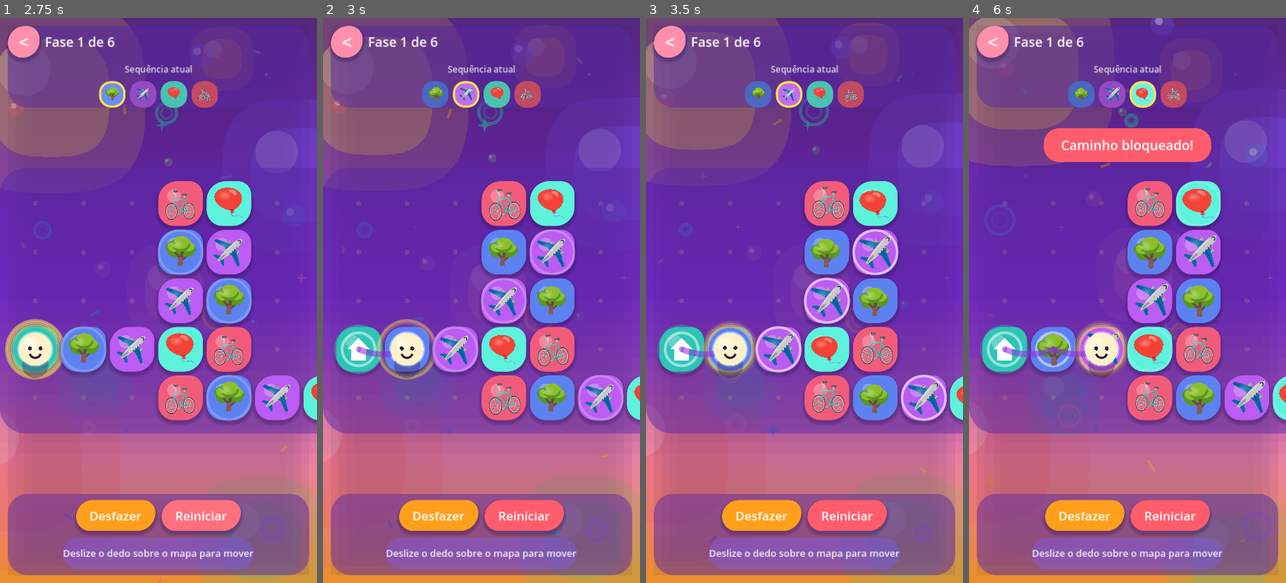
Above: before the commit, frames 1-4 (left to right).
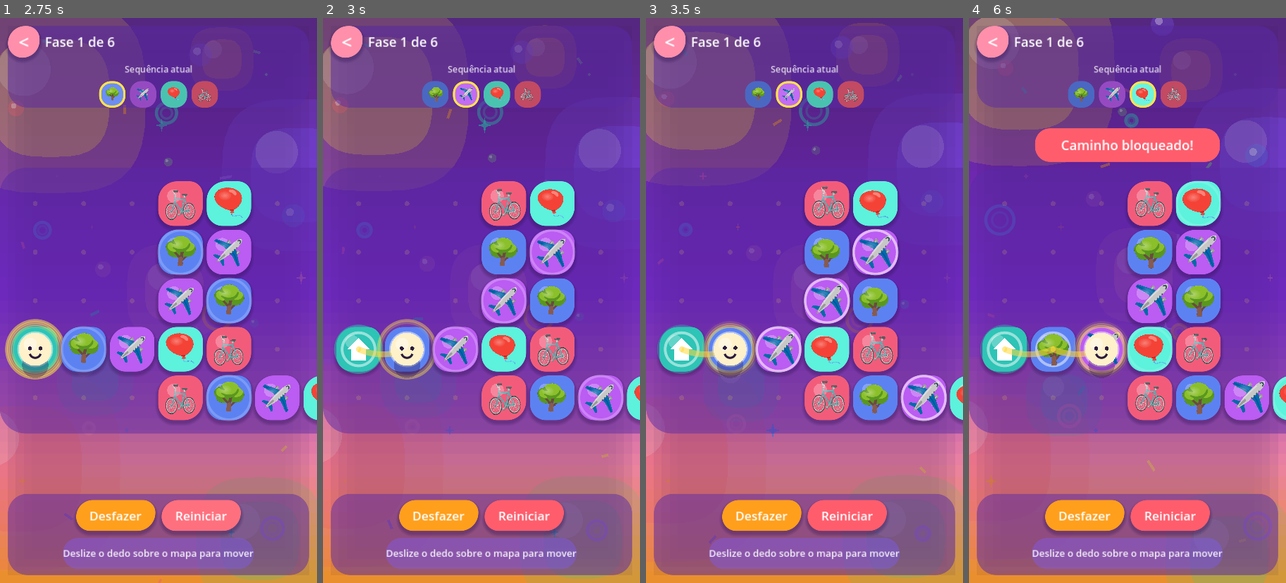
Above: after the commit, the same moments.

Repository: robertoaraujomf/Amarelo-Game-Siga-E-Repita
Game: Godot game, scene res://scenes/game/Game.tscn
Same seed, same stepped clock (60 frames per second), same inputs: the game is played once before the commit and once after it. This scene is started directly instead of the project's main scene.
Inputs (mouse positions are in pixels of both pictures, inside the frame that each line leads up to):
- Up to frame 1 (2.75 s): click "Reiniciar" at 0.5 s; click "Reiniciar" at 1.25 s; click "Reiniciar" at 2 s
- Up to frame 2 (3 s): move the mouse to (551, 272) at 2.77 s; hold Right (move_right) from 2.78 s (still down); click (551, 272) at 2.92 s
- Up to frame 3 (3.5 s): keep holding Right (move_right)
- Up to frame 4 (6 s): release Right (move_right) at 3.5 s; drag from (1064, 328) to (1111, 413) at 3.52 s; move the mouse to (1159, 176) at 4.27 s; hold Right (move_right) 4.28-5 s; drag from (1111, 413) to (1032, 215) at 5.02 s; move the mouse to (1222, 385) at 5.77 s; hold Left (move_left) from 5.78 s (still down)

Frame 1 is identical in both runs. In frame 2, 0.1% of the frame differs, in the area x 10-22%, y 58-61%; in frame 3, 0.1%; in frame 4, 0.6%, in the area x 10-80%, y 19-61%.

Commit message:
feat: avisa ao tentar encerrar fase sem visitar todos os caminhos; trajetoria do player em amarelo

Diff:
--- a/scripts/board/Board.gd
+++ b/scripts/board/Board.gd
@@ -6,6 +6,7 @@
 signal state_changed
 signal sequence_changed
 signal blocked
+signal end_blocked
 signal won
 
 const MOVE_DURATION := 0.16
@@ -160,6 +161,9 @@
 				if matrix.is_inside(target) and rules.can_move(player_cell, target):
 					try_move(_swipe_dir)
 				else:
+					if matrix.is_inside(target) and LevelMatrix.is_end(matrix.symbol_at(target)) \
+							and not rules.all_visited():
+						_emit_end_blocked()
 					_swipe_active = false
 					_swipe_dir = Vector2i.ZERO
 					_swipe_touch_index = -1
@@ -301,7 +305,11 @@
 		return
 	var target := player_cell + dir
 	if not matrix.is_inside(target) or not rules.can_move(player_cell, target):
-		_emit_blocked()
+		if matrix.is_inside(target) and LevelMatrix.is_end(matrix.symbol_at(target)) \
+				and not rules.all_visited():
+			_emit_end_blocked()
+		else:
+			_emit_blocked()
 		return
 
 	_history.append(_snapshot())
@@ -342,6 +350,9 @@
 			if matrix.is_inside(target) and rules.can_move(player_cell, target):
 				try_move(_swipe_dir)
 				return
+			if matrix.is_inside(target) and LevelMatrix.is_end(matrix.symbol_at(target)) \
+					and not rules.all_visited():
+				_emit_end_blocked()
 		_swipe_active = false
 		_swipe_dir = Vector2i.ZERO
 		_swipe_touch_index = -1
@@ -352,6 +363,12 @@
 	if Settings.haptics_enabled:
 		Input.vibrate_handheld(40)
 	blocked.emit()
+
+
+func _emit_end_blocked() -> void:
+	if Settings.haptics_enabled:
+		Input.vibrate_handheld(80)
+	end_blocked.emit()
 
 
 # ---------------------------------------------------------- desfazer/reiniciar
--- a/scripts/board/TrailLayer.gd
+++ b/scripts/board/TrailLayer.gd
@@ -1,6 +1,6 @@
 class_name TrailLayer
 extends Node2D
-## Desenha a linha violeta do trajeto percorrido, por cima do tabuleiro.
+## Desenha a linha amarela do trajeto percorrido, por cima do tabuleiro.
 
 var cell_size: float = 96.0
 var cell_offset := Vector2.ZERO
--- a/scripts/game/Game.gd
+++ b/scripts/game/Game.gd
@@ -39,6 +39,7 @@
 	board.state_changed.connect(_refresh_hud)
 	board.sequence_changed.connect(_refresh_hud)
 	board.blocked.connect(hud.pop_blocked)
+	board.end_blocked.connect(hud.pop_end_blocked)
 	board.won.connect(_on_won)
 
 	board.load_level(_level)
--- a/scripts/ui/Hud.gd
+++ b/scripts/ui/Hud.gd
@@ -205,10 +205,11 @@
 			StyleFactory.rounded_panel(Color("ff5d6c"), 34))
 	_blocked_label.horizontal_alignment = HORIZONTAL_ALIGNMENT_CENTER
 	_blocked_label.vertical_alignment = VERTICAL_ALIGNMENT_CENTER
-	_blocked_label.custom_minimum_size = Vector2(380, 76)
+	_blocked_label.autowrap_mode = TextServer.AUTOWRAP_WORD_SMART
+	_blocked_label.custom_minimum_size = Vector2(420, 76)
 	_blocked_label.mouse_filter = Control.MOUSE_FILTER_IGNORE
 	_blocked_label.modulate.a = 0.0
-	_blocked_label.pivot_offset = Vector2(190, 38)
+	_blocked_label.pivot_offset = Vector2(210, 38)
 	center.add_child(_blocked_label)
 
 
@@ -330,7 +331,10 @@
 	_swipe_hint.visible = not arrows
 
 
-func pop_blocked() -> void:
+func pop_blocked(message: String = "Caminho bloqueado!", color: Color = Color("ff5d6c")) -> void:
+	_blocked_label.text = message
+	_blocked_label.add_theme_stylebox_override("normal",
+			StyleFactory.rounded_panel(color, 34))
 	if _blocked_tween != null and _blocked_tween.is_valid():
 		_blocked_tween.kill()
 	_blocked_label.modulate.a = 1.0
@@ -342,6 +346,10 @@
 	_blocked_tween.tween_property(_blocked_label, "modulate:a", 0.0, 0.3)
 
 
+func pop_end_blocked() -> void:
+	pop_blocked("Passe por todos os caminhos antes de encerrar a fase!", Color("ff9f1c"))
+
+
 func show_win() -> void:
 	_overlay.visible = true
 	_overlay.modulate.a = 0.0
--- a/scripts/util/StyleFactory.gd
+++ b/scripts/util/StyleFactory.gd
@@ -19,7 +19,7 @@
 
 const BG_TOP := Color("5b2a86")
 const BG_BOTTOM := Color("ff8fab")
-const TRAIL := Color("8a2be2")
+const TRAIL := Color("ffd93d")
 const HIGHLIGHT := Color("ffe24d")
 
 # Cores de UI (todas coloridas - sem branco/preto/cinza).
